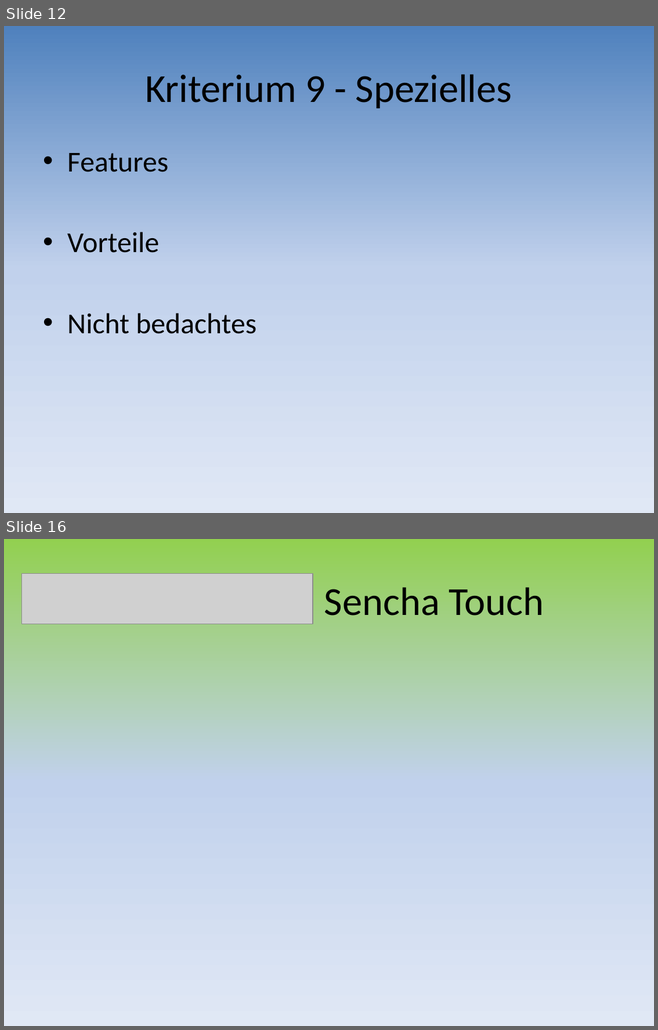
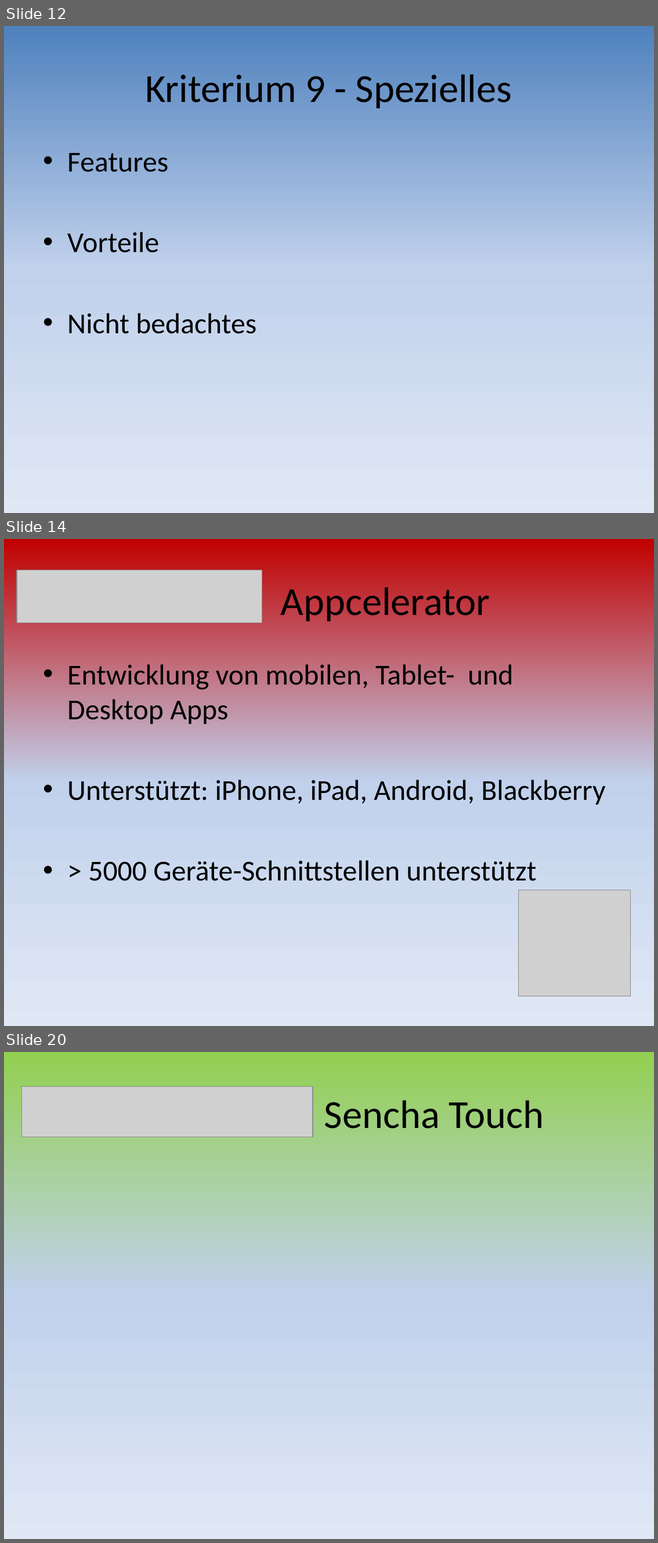
Before and after one commit to mtwords/hand-held, a slide deck: Documents/10_Frameworks_Presentation.pptx. Shown one above the other, each under a label of ours: slides 12 and 16 before the commit, slides 12, 14 and 20 after it; the slides between them are not shown. The pictures are 658x1030 and 658x1543 pixels, drawn with LibreOffice and Linux fonts; fonts in the diff are those of the drawing; grey boxes stand for pictures. Boxes give left, top, right and bottom in pixels: in the first picture for what was removed or moved away, otherwise in the second. Text is boxed around its words. In the diff, an @@ line names an element or a change of style, - is before the commit and + after.

```diff
--- a/Documents/10_Frameworks_Presentation.pptx
+++ b/Documents/10_Frameworks_Presentation.pptx
@@ slide 14 added at box(4, 539, 654, 1026), background gradient #C00000 to #C2D1ED to #E1E8F5 @@
@@ picture added at box(17, 570, 262, 624) @@
@@ title added at box(281, 587, 490, 621), 44 pt, text #000000 @@
+Appcelerator
@@ text added at box(67, 664, 605, 881), 32 pt, text #000000 @@
+• Entwicklung von mobilen, Tablet- und Desktop Apps
+• Unterstützt: iPhone, iPad, Android, Blackberry
+• > 5000 Geräte-Schnittstellen unterstützt
@@ picture added at box(518, 890, 630, 996) @@
@@ what was slide 16 is now slide 20 @@
```
Also in this commit, not shown: 2 slides changed, 4 other slides added, 1 slide removed, 1 other file.
